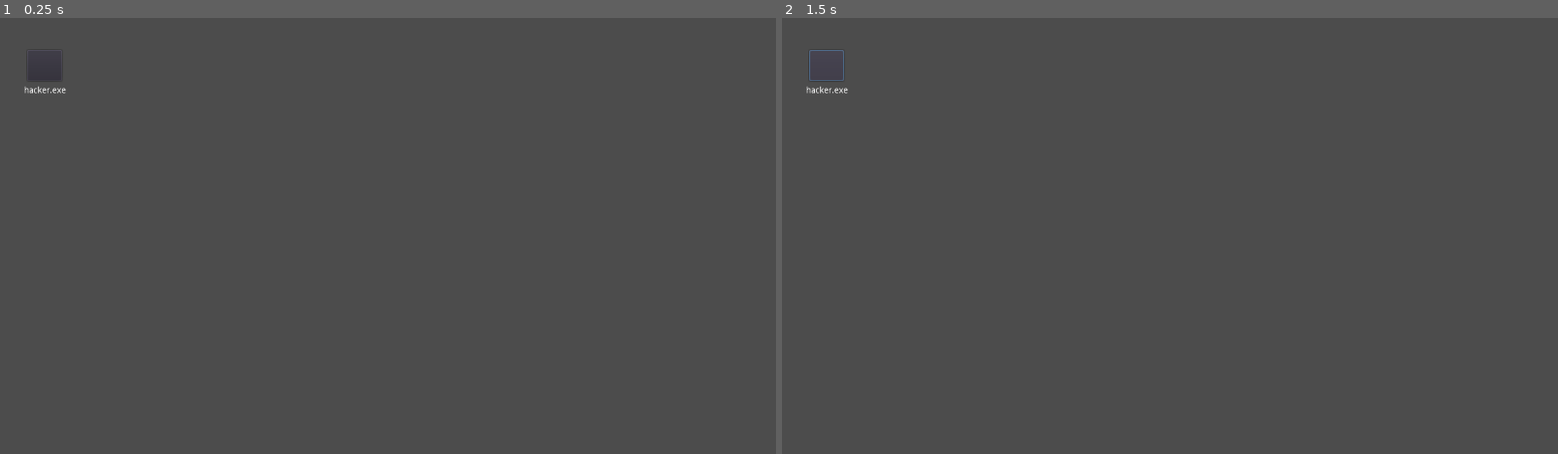
Above: before the commit, frames 1-2 (left to right).
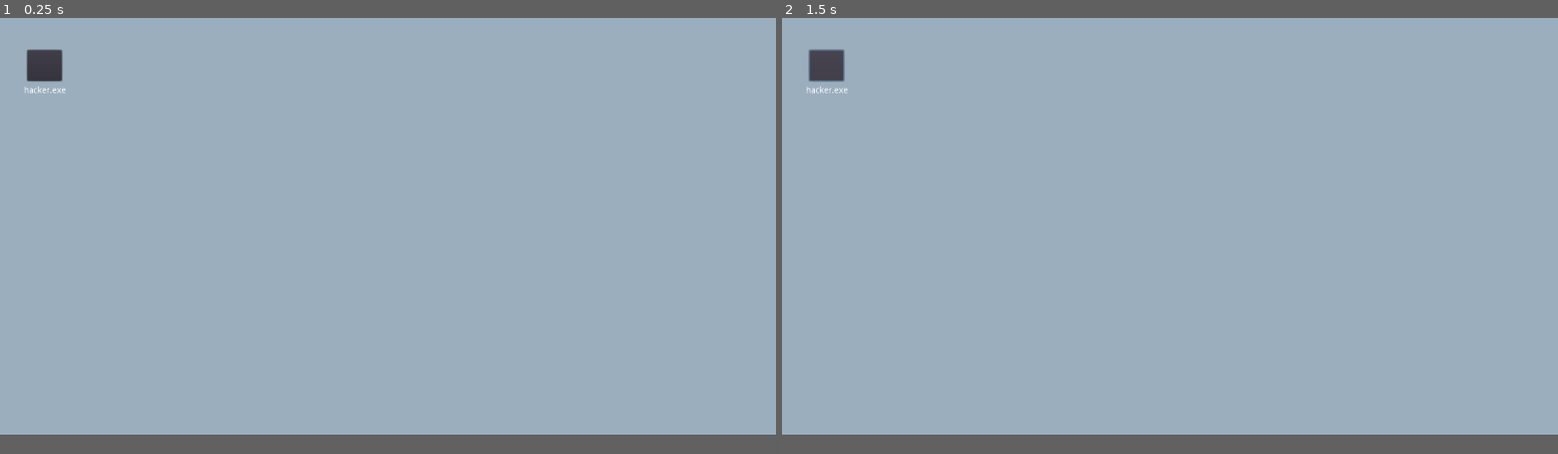
Above: after the commit, the same moments.

Repository: famellad/hackerpal95ggj
Game: Godot game, scene res://data/game/Menu.tscn
The game is run twice, just before and just after one commit, with the same random seed, the same clock (stepped at 60 frames per second) and the same inputs.
Inputs:
- Up to frame 1 (0.25 s): no input
- Up to frame 2 (1.5 s): click "hacker.exe" at 0.5 s; tap Enter at 1.25 s; hold Right (ui_right) from 1.28 s (still down)

The runs differ from the first frame. In frame 1, 95% of the frame differs, in the area x 0-100%, y 0-96%; in frame 2, 95%.

Commit message:
Assets de mentira
Placeholders de desktop y barra

Diff:
--- a/Hackerpal95/data/game/Game.tscn
+++ b/Hackerpal95/data/game/Game.tscn
@@ -1,3 +1,3 @@
 [gd_scene format=2]
 
-[node name="Game" type="Node" index="0"]
+[node name="Game" type="Node"]
--- a/Hackerpal95/data/game/Menu.tscn
+++ b/Hackerpal95/data/game/Menu.tscn
@@ -1,14 +1,27 @@
-[gd_scene load_steps=2 format=2]
+[gd_scene load_steps=4 format=2]
 
-[ext_resource path="res://data/game/Game.tscn" type="PackedScene" id=1]
+[ext_resource path="res://data/game/fondo.png" type="Texture" id=1]
+[ext_resource path="res://data/game/barra/barra.png" type="Texture" id=2]
+[ext_resource path="res://data/game/Game.tscn" type="PackedScene" id=3]
 
 [node name="Menu" type="Node" index="0"]
 
-[node name="Barra" type="Node2D" parent="." index="0"]
+[node name="Fondo" type="Sprite" parent="." index="0"]
 
-position = Vector2( 31.6541, 687.347 )
+position = Vector2( 640, 360 )
+texture = ExtResource( 1 )
+_sections_unfolded = [ "Transform" ]
 
-[node name="Fondo" type="Sprite" parent="." index="1"]
+[node name="Barra" type="Node2D" parent="." index="1"]
+
+position = Vector2( 0, 720 )
+_sections_unfolded = [ "Transform" ]
+
+[node name="SpriteBarra" type="Sprite" parent="Barra" index="0"]
+
+position = Vector2( 640, -16 )
+texture = ExtResource( 2 )
+_sections_unfolded = [ "Transform" ]
 
 [node name="Icono" type="Button" parent="." index="2"]
 
Not shown: 1 places in Hackerpal95/data/game/Menu.tscn that only renumber resources
Binary file added: Hackerpal95/data/game/barra/barra.png
Not shown, added: Hackerpal95/data/game/barra/barra.png.import
Binary file added: Hackerpal95/data/game/fondo.png
Not shown, added: Hackerpal95/data/game/fondo.png.import
